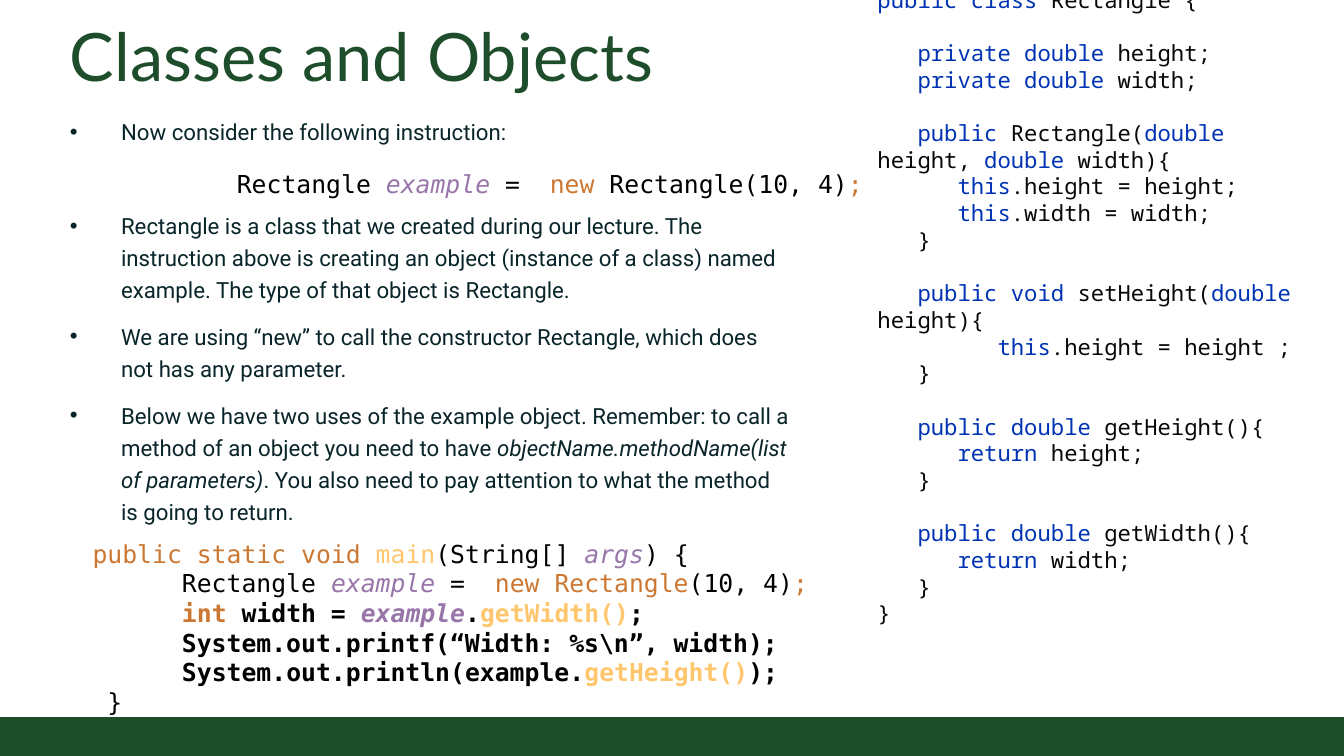
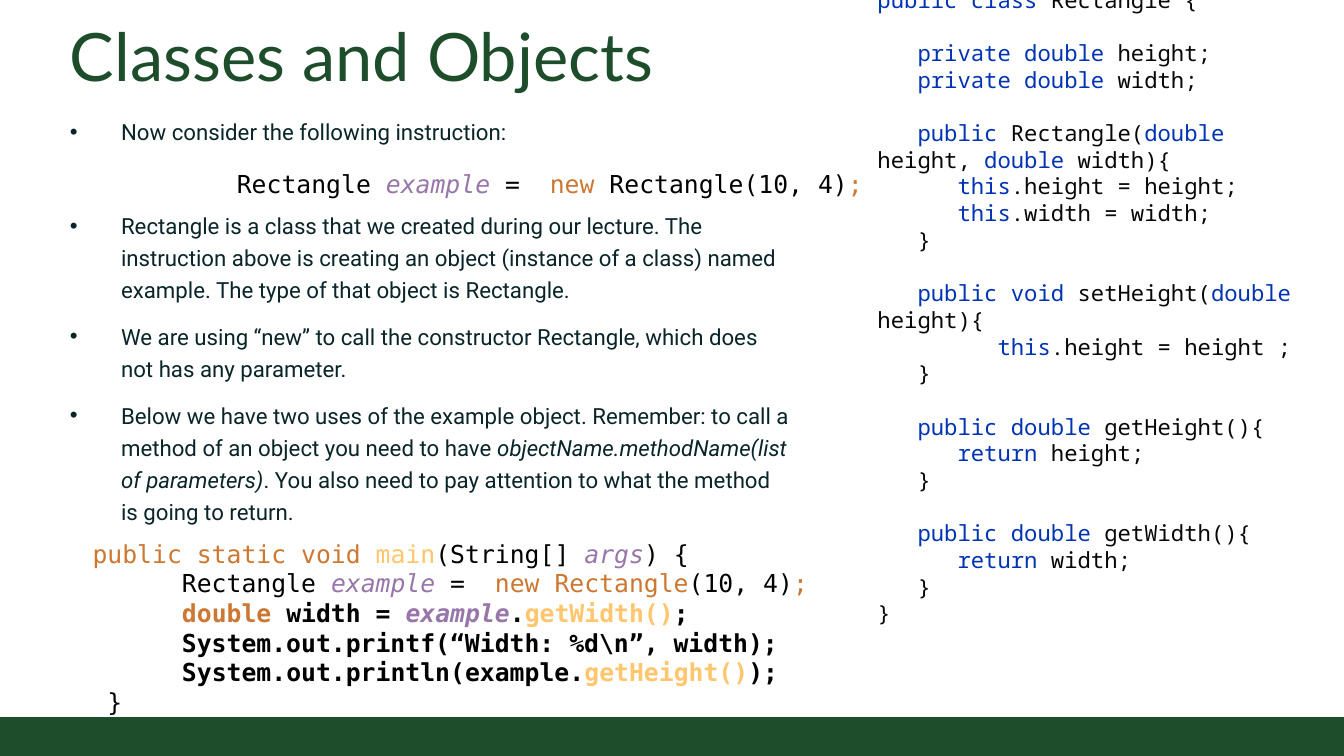
Before and after one commit to CSU-CompSci-CS163-4/Handouts, a slide deck: slide 3 of slides/On-Campus/04_02_ReviewSessionFormattingObjects_Fall2023.pptx. Drawn at 1344x756 pixels with LibreOffice and Linux fonts; fonts in the diff are those of the drawing; background and template pictures are left out. Boxes give left, top, right and bottom in pixels: in the first picture for what was removed or moved away, otherwise in the second. Text is boxed around its words. In the diff, an @@ line names an element or a change of style, - is before the commit and + after.

Commit message:
Review Exam 1 slides updated

```diff
--- a/slides/On-Campus/04_02_ReviewSessionFormattingObjects_Fall2023.pptx
+++ b/slides/On-Campus/04_02_ReviewSessionFormattingObjects_Fall2023.pptx
@@ text at (x1=93, y1=544, x2=808, y2=657): text changed @@
-public static void main(String[] args) {
-Rectangle example = new Rectangle(10, 4);
-int width = example.getWidth();
-System.out.printf(“Width: %s\n”, width);
+public static void main(String[] args) {
+Rectangle example = new Rectangle(10, 4);
+double width = example.getWidth();
+System.out.printf(“Width: %d\n”, width);
```
Also in this commit, not shown: 1 other file.
